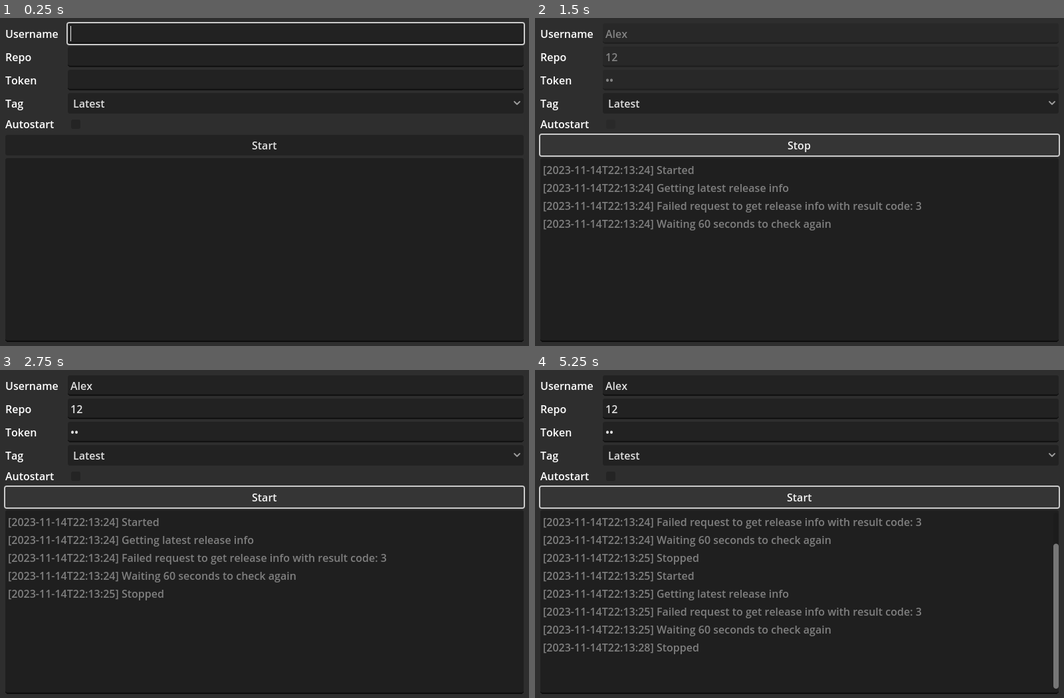
Above: before the commit, frames 1-4 (two rows, left to right).
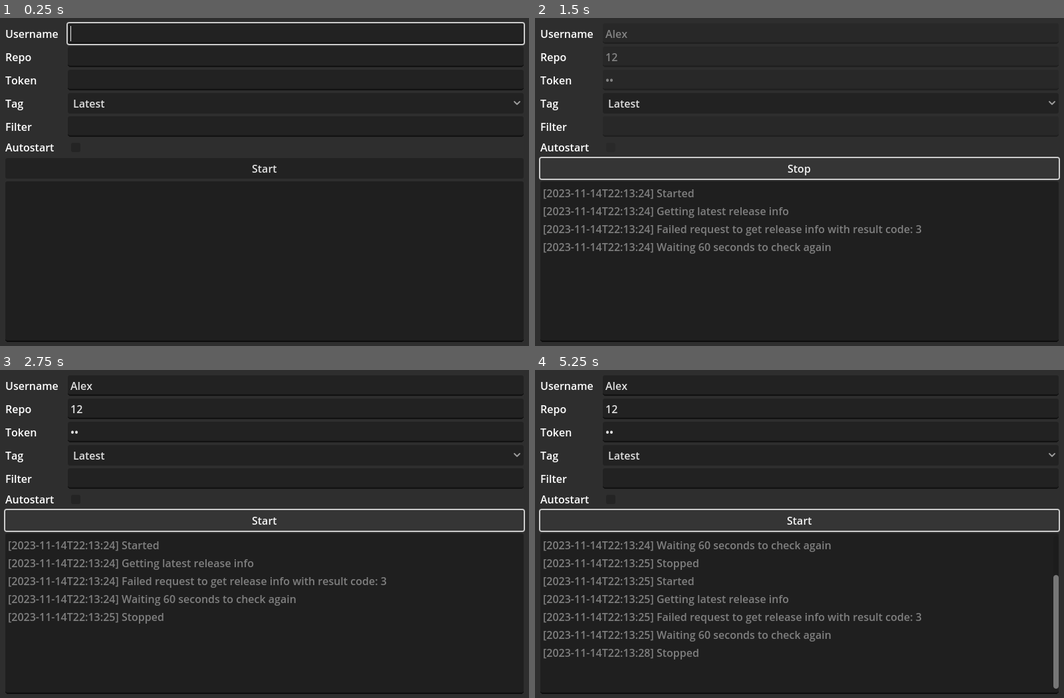
Above: after the commit, the same moments.

Repository: anthonyec/godot_release_runner
Game: Godot game, scene res://main.tscn
Two runs of this game, one before a commit and one after it. Both use one fixed random seed, a clock stepped at 60 frames per second and the inputs below.
Inputs (mouse positions are in pixels of both pictures, inside the frame that each line leads up to):
- Up to frame 1 (0.25 s): no input
- Up to frame 2 (1.5 s): click (831, 34) at 0.52 s; type "Alex" at 0.6 s; click (831, 57) at 0.75 s; type "12" at 0.83 s; click (831, 80) at 0.98 s; type "12" at 1.07 s; click "Start" at 1.25 s
- Up to frame 3 (2.75 s): click "Stop" at 2 s
- Up to frame 4 (5.25 s): click "Start" at 2.75 s; click "Latest" at 3.5 s; click "Latest" at 4.25 s; click "Stop" at 5 s

The runs differ from the first frame. In frame 1, 0.4% of the frame differs, in the area x 1-99%, y 31-48%; in frame 2, 5.6%; in frame 3, 6.5%; in frame 4, 8.3%, in the area x 0-100%, y 31-89%.

Commit message:
Add filter

Diff:
--- a/main.gd
+++ b/main.gd
@@ -27,6 +27,7 @@
 @onready var token_line_edit: LineEdit = %TokenLineEdit
 @onready var log_text_edit: TextEdit = %LogTextEdit
 @onready var release_option_button: OptionButton = %ReleaseOptionButton
+@onready var filter_line_edit: LineEdit = %FilterLineEdit
 @onready var start_stop_button: Button = %StartStopButton
 @onready var autostart_check_box: CheckBox = %AutostartCheckBox
 
@@ -48,6 +49,9 @@
 	token_line_edit.text_changed.connect(_on_token_line_edit_text_changed)
 
 	release_option_button.item_selected.connect(_on_release_option_button_item_selected)
+
+	filter_line_edit.text = get_value_string("filter")
+	filter_line_edit.text_changed.connect(_on_filter_line_edit_text_changed)
 
 	autostart_check_box.button_pressed = get_value_bool("autostart")
 	autostart_check_box.pressed.connect(_on_autostart_check_box_button_up)
@@ -88,9 +92,10 @@
 	username_line_edit.editable = false
 	repo_line_edit.editable = false
 	token_line_edit.editable = false
+	filter_line_edit.editable = false
 	autostart_check_box.disabled = true
 
-	ensure_latest_downloaded_and_running(get_url_from_inputs(), token_line_edit.text)
+	ensure_latest_downloaded_and_running(get_url_from_inputs(), token_line_edit.text, get_filter_from_inputs())
 
 func stop() -> void:
 	timer.stop()
@@ -100,6 +105,7 @@
 	username_line_edit.editable = true
 	repo_line_edit.editable = true
 	token_line_edit.editable = true
+	filter_line_edit.editable = true
 	autostart_check_box.disabled = false
 
 	if running_pid != 0 and OS.is_process_running(running_pid):
@@ -112,6 +118,15 @@
 		return "https://api.github.com/repos/%s/%s/releases/tags/%s" % [username_line_edit.text, repo_line_edit.text, selected_tag_name]
 
 	return "https://api.github.com/repos/%s/%s/releases/latest" % [username_line_edit.text, repo_line_edit.text]
+
+func get_filter_from_inputs() -> PackedStringArray:
+	var filter: PackedStringArray = filter_line_edit.text.split(",", false)
+
+	for index in filter.size():
+		var string: String = filter[index]
+		filter[index] = string.strip_edges()
+
+	return filter
 
 func update_release_tag_names() -> void:
 	var releases_url: String = "https://api.github.com/repos/%s/%s/releases" % [username_line_edit.text, repo_line_edit.text]
@@ -172,7 +187,14 @@
 
 	return ""
 
-func download_and_extract_latest_release(latest_release_response: Dictionary, token: String) -> String:
+func is_filename_allowed(filename: String, filter: PackedStringArray) -> bool:
+	for string in filter:
+		if not filename.contains(string):
+			return false
+
+	return true
+
+func download_and_extract_latest_release(latest_release_response: Dictionary, token: String, filter: PackedStringArray = []) -> String:
 	var release_id: int = latest_release_response.get("id", -1) as int
 	if release_id == -1: return "Could not find `id` in release info response: %s" % str(latest_release_response)
 
@@ -191,6 +213,10 @@
 		var asset_name: String = asset.get("name", "") as String
 		if not asset_name.ends_with(".zip"): continue
 
+		if not is_filename_allowed(asset_name, filter):
+			continue
+
+		log_message("Downloading %s" % asset_name)
 		var download_result: RequestResult = await request(asset_url, ["Accept: application/octet-stream", "Authorization: Bearer %s" % token])
 		if download_result.response_code != 200: return "Failed to download with response code: %s" % download_result.response_code
 
@@ -233,7 +259,7 @@
 	running_pid = OS.create_process(ProjectSettings.globalize_path(executable_file_path), [], false)
 	return ""
 
-func ensure_latest_downloaded_and_running(release_url: String, token: String) -> void:
+func ensure_latest_downloaded_and_running(release_url: String, token: String, filter: PackedStringArray = []) -> void:
 	log_message("Getting latest release info")
 	var latest_release_result: RequestResult = await request(release_url, [
 		"Accept: application/vnd.github+json",
@@ -256,7 +282,7 @@
 
 	if is_new_release:
 		log_message("It hasn't, downloading and extracting it...")
-		var status: String = await download_and_extract_latest_release(latest_release_response, token)
+		var status: String = await download_and_extract_latest_release(latest_release_response, token, filter)
 		if not status.is_empty(): return retry_after_timeout("Failed to download release: %s" % status)
 	else:
 		log_message("Release %s has already been downloaded" % str(latest_release_id))
@@ -363,10 +389,13 @@
 	set_value_string("token", new_text)
 
 func _on_timer_timeout() -> void:
-	ensure_latest_downloaded_and_running(get_url_from_inputs(), token_line_edit.text)
+	ensure_latest_downloaded_and_running(get_url_from_inputs(), token_line_edit.text, get_filter_from_inputs())
 
 func _on_autostart_check_box_button_up() -> void:
 	set_value_bool("autostart", autostart_check_box.button_pressed)
 
 func _on_release_option_button_item_selected(index: int) -> void:
 	set_value_string("tag", release_option_button.get_item_text(index))
+
+func _on_filter_line_edit_text_changed(new_text: String) -> void:
+	set_value_string("filter", new_text)
--- a/main.tscn
+++ b/main.tscn
@@ -107,7 +107,7 @@
 [node name="Label" type="Label" parent="Panel/MarginContainer/VBoxContainer/InputRow5"]
 custom_minimum_size = Vector2(90, 0)
 layout_mode = 2
-tooltip_text = "GitHub Personal Access Token"
+tooltip_text = "GitHub tag"
 mouse_filter = 0
 theme = ExtResource("2")
 text = "Tag"
@@ -119,6 +119,25 @@
 selected = 0
 item_count = 1
 popup/item_0/text = "Latest"
+
+[node name="InputRow6" type="HBoxContainer" parent="Panel/MarginContainer/VBoxContainer"]
+layout_mode = 2
+theme = ExtResource("2")
+
+[node name="Label" type="Label" parent="Panel/MarginContainer/VBoxContainer/InputRow6"]
+custom_minimum_size = Vector2(90, 0)
+layout_mode = 2
+tooltip_text = "Comma seperated list of words that must be in the filename for the file to be download.
+Case insenstive, leave blank to download all files."
+mouse_filter = 0
+theme = ExtResource("2")
+text = "Filter"
+
+[node name="FilterLineEdit" type="LineEdit" parent="Panel/MarginContainer/VBoxContainer/InputRow6"]
+unique_name_in_owner = true
+layout_mode = 2
+size_flags_horizontal = 3
+theme = ExtResource("2")
 
 [node name="InputRow4" type="HBoxContainer" parent="Panel/MarginContainer/VBoxContainer"]
 layout_mode = 2
